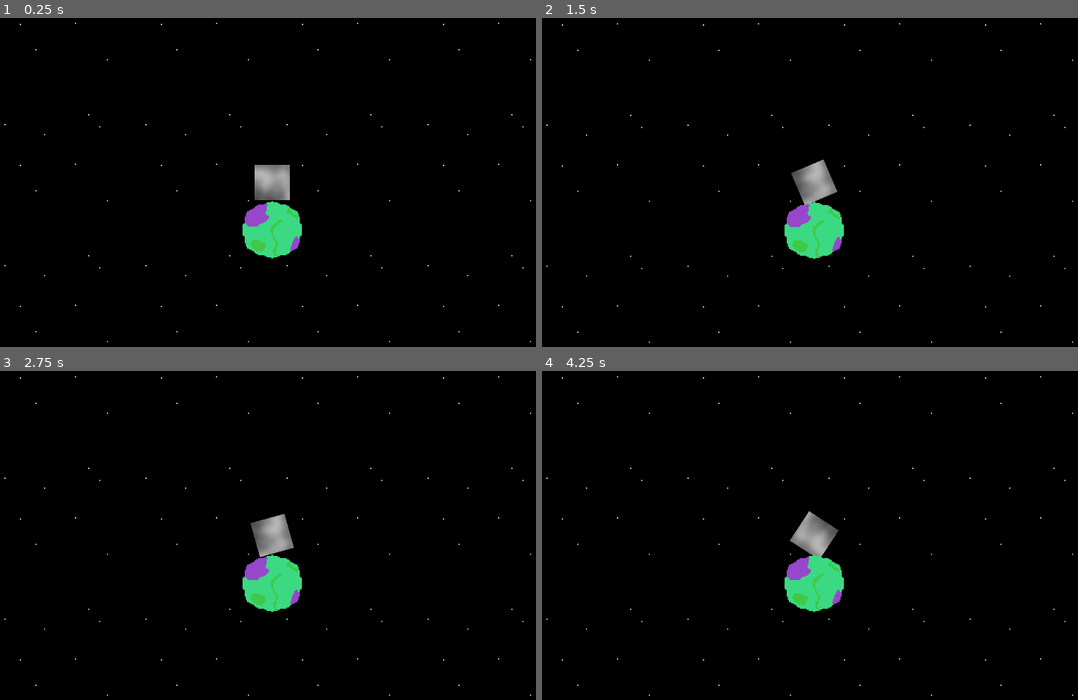
Above: before the commit, frames 1-4 (two rows, left to right).
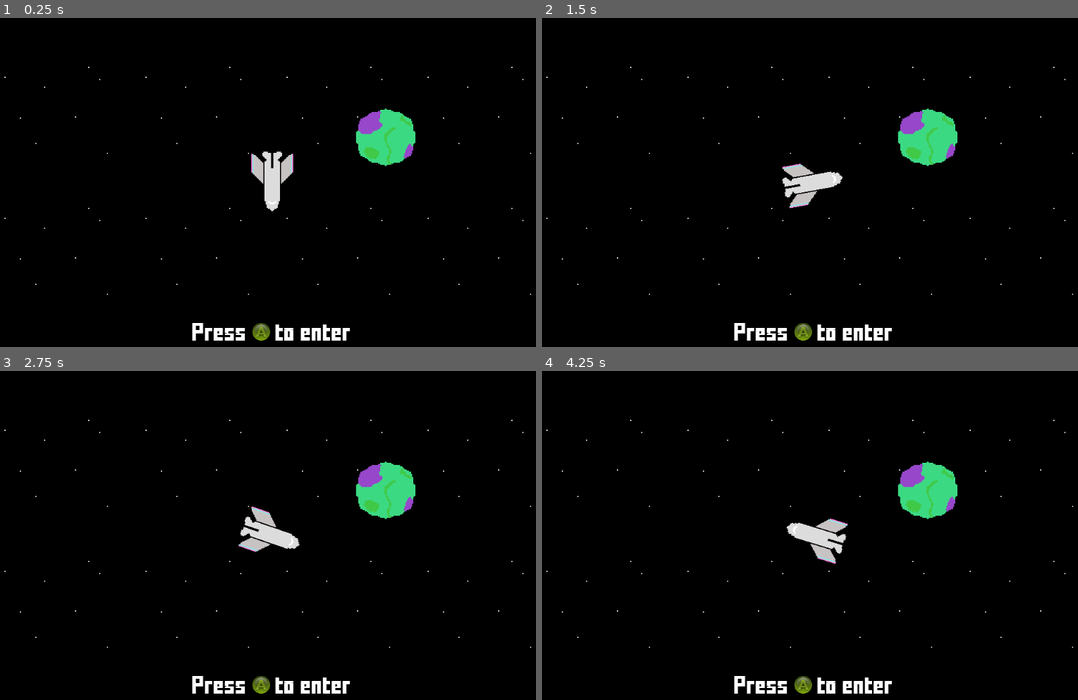
Above: after the commit, the same moments.

Repository: SamP20/LiminalUnicorn
Game: Godot game, scene res://scenes/Main.tscn
Same seed, same stepped clock (60 frames per second), same inputs: the game is played once before the commit and once after it.
Inputs:
- Up to frame 1 (0.25 s): no input
- Up to frame 2 (1.5 s): tap Enter at 0.5, 1.25 s; hold D (move_right) 0.53-1.28 s; hold A (move_left) from 1.28 s (still down)
- Up to frame 3 (2.75 s): tap Enter at 2 s; release A (move_left) at 2.03 s; hold D (move_right) from 2.03 s (still down)
- Up to frame 4 (4.25 s): tap Enter at 2.75, 3.5 s; release D (move_right) at 3.53 s; hold A (move_left) from 3.53 s (still down)

The runs differ from the first frame. In frame 1, 5.0% of the frame differs, in the area x 0-100%, y 1-99%; in frame 2, 5.1%; in frame 3, 5.1%; in frame 4, 5.1%.

Commit message:
moar changes

Diff:
--- a/Planet.tscn
+++ b/Planet.tscn
@@ -1,13 +1,9 @@
-[gd_scene load_steps=5 format=2]
+[gd_scene load_steps=4 format=2]
 
-[ext_resource path="res://assets/p1.png" type="Texture" id=1]
-
-[sub_resource type="GDScript" id=7]
+[sub_resource type="GDScript" id=1]
 script/source = "extends Area2D
 
-# Declare member variables here. Examples:
-# var a = 2
-# var b = \"text\"
+export var transition_scene: String
 
 # Called when the node enters the scene tree for the first time.
 func _ready():
@@ -29,28 +25,23 @@
 		body.clear_nearby_planet()
 "
 
-[sub_resource type="CircleShape2D" id=6]
-radius = 100.0
+[sub_resource type="CircleShape2D" id=2]
+radius = 120.0
 
-[sub_resource type="CircleShape2D" id=8]
+[sub_resource type="CircleShape2D" id=3]
 radius = 55.0
 
 [node name="Planet" type="Node2D"]
-editor/display_folded = true
 
 [node name="Area2D" type="Area2D" parent="."]
-script = SubResource( 7 )
+script = SubResource( 1 )
 
 [node name="CollisionShape2D" type="CollisionShape2D" parent="Area2D"]
-shape = SubResource( 6 )
-
-[node name="Sprite" type="Sprite" parent="."]
-scale = Vector2( 2, 2 )
-texture = ExtResource( 1 )
+shape = SubResource( 2 )
 
 [node name="StaticBody2D" type="StaticBody2D" parent="."]
 
 [node name="CollisionShape2D" type="CollisionShape2D" parent="StaticBody2D"]
-shape = SubResource( 8 )
+shape = SubResource( 3 )
 [connection signal="body_entered" from="Area2D" to="Area2D" method="_on_Area2D_body_entered"]
 [connection signal="body_exited" from="Area2D" to="Area2D" method="_on_Area2D_body_exited"]
--- a/project.godot
+++ b/project.godot
@@ -18,6 +18,10 @@
 config/name="LiminalUnicorn"
 run/main_scene="res://scenes/Main.tscn"
 config/icon="res://icon.png"
+
+[display]
+
+window/size/resizable=false
 
 [input]
 
--- a/scenes/Space.tscn
+++ b/scenes/Space.tscn
@@ -1,7 +1,14 @@
-[gd_scene load_steps=8 format=2]
+[gd_scene load_steps=14 format=2]
 
-[ext_resource path="res://assets/starfield.png" type="Texture" id=1]
-[ext_resource path="res://Planet.tscn" type="PackedScene" id=2]
+[ext_resource path="res://assets/ship.png" type="Texture" id=1]
+[ext_resource path="res://assets/starfield.png" type="Texture" id=2]
+[ext_resource path="res://Planet.tscn" type="PackedScene" id=3]
+[ext_resource path="res://assets/p1.png" type="Texture" id=4]
+[ext_resource path="res://assets/p2.png" type="Texture" id=5]
+[ext_resource path="res://assets/p3.png" type="Texture" id=6]
+[ext_resource path="res://assets/p4.png" type="Texture" id=7]
+[ext_resource path="res://assets/p5.png" type="Texture" id=8]
+[ext_resource path="res://assets/FFFFORWA.TTF" type="DynamicFontData" id=9]
 
 [sub_resource type="GDScript" id=1]
 script/source = "extends Node2D
@@ -22,9 +29,10 @@
 [sub_resource type="GDScript" id=2]
 script/source = "extends RigidBody2D
 
-export var turn_torque = 2000
+export var turn_torque = 20000
 export var thrust_forward = 200
 export var thrust_back = 50
+export var enter_prompt: NodePath
 
 var nearby_planet = null
 
@@ -42,30 +50,32 @@
 func set_nearby_planet(planet):
 	nearby_planet = planet
 	print(\"planet set\")
+	get_node(enter_prompt).visible = true
 
 
 func clear_nearby_planet():
 	nearby_planet = null
-	print(\"planet cleared\")"
-
-[sub_resource type="OpenSimplexNoise" id=3]
-
-[sub_resource type="NoiseTexture" id=4]
-width = 64
-height = 64
-noise = SubResource( 3 )
+	print(\"planet cleared\")
+	get_node(enter_prompt).visible = false"
 
 [sub_resource type="CircleShape2D" id=5]
-radius = 32.0
+radius = 51.3664
+
+[sub_resource type="DynamicFont" id=6]
+size = 26
+font_data = ExtResource( 9 )
 
 [node name="Space" type="Node2D"]
 script = SubResource( 1 )
 
 [node name="Spaceship" type="RigidBody2D" parent="."]
 script = SubResource( 2 )
+enter_prompt = NodePath("../CanvasLayer/EnterPlanetLabel")
 
 [node name="Sprite" type="Sprite" parent="Spaceship"]
-texture = SubResource( 4 )
+rotation = 3.14159
+scale = Vector2( 2, 2 )
+texture = ExtResource( 1 )
 
 [node name="CollisionShape2D" type="CollisionShape2D" parent="Spaceship"]
 shape = SubResource( 5 )
@@ -74,15 +84,66 @@
 current = true
 
 [node name="ParallaxBackground" type="ParallaxBackground" parent="."]
+editor/display_folded = true
 
 [node name="ParallaxLayer" type="ParallaxLayer" parent="ParallaxBackground"]
 motion_mirroring = Vector2( 1024, 1024 )
 
 [node name="Sprite" type="Sprite" parent="ParallaxBackground/ParallaxLayer"]
 scale = Vector2( 2, 2 )
-texture = ExtResource( 1 )
+texture = ExtResource( 2 )
 centered = false
 region_enabled = true
 region_rect = Rect2( 0, 0, 512, 512 )
 
-[node name="Planet" parent="." instance=ExtResource( 2 )]
+[node name="Planet1" parent="." instance=ExtResource( 3 )]
+editor/display_folded = true
+position = Vector2( 206.49, -81.8167 )
+
+[node name="Sprite" type="Sprite" parent="Planet1"]
+scale = Vector2( 2, 2 )
+texture = ExtResource( 4 )
+
+[node name="Planet2" parent="." instance=ExtResource( 3 )]
+editor/display_folded = true
+position = Vector2( 2195.1, -473.587 )
+
+[node name="Sprite" type="Sprite" parent="Planet2"]
+scale = Vector2( 2, 2 )
+texture = ExtResource( 5 )
+
+[node name="Planet3" parent="." instance=ExtResource( 3 )]
+editor/display_folded = true
+position = Vector2( 1748.31, 1325.29 )
+
+[node name="Sprite" type="Sprite" parent="Planet3"]
+scale = Vector2( 2, 2 )
+texture = ExtResource( 6 )
+
+[node name="Planet4" parent="." instance=ExtResource( 3 )]
+editor/display_folded = true
+position = Vector2( 89.0494, 1329.25 )
+
+[node name="Sprite" type="Sprite" parent="Planet4"]
+scale = Vector2( 2, 2 )
+texture = ExtResource( 7 )
+
+[node name="Planet5" parent="." instance=ExtResource( 3 )]
+editor/display_folded = true
+position = Vector2( 2203.35, 493.319 )
+
+[node name="Sprite" type="Sprite" parent="Planet5"]
+scale = Vector2( 2, 2 )
+texture = ExtResource( 8 )
+
+[node name="CanvasLayer" type="CanvasLayer" parent="."]
+
+[node name="EnterPlanetLabel" type="RichTextLabel" parent="CanvasLayer"]
+anchor_top = 1.0
+anchor_right = 1.0
+anchor_bottom = 1.0
+margin_top = -45.0
+custom_fonts/normal_font = SubResource( 6 )
+bbcode_enabled = true
+bbcode_text = "[center]Press [img]assets/a.png[/img] to enter[/center]"
+text = "Press  to enter"
Binary file added: assets/FFFFORWA.TTF
Binary file added: assets/a.png
Not shown, added: assets/a.png.import
Binary file added: assets/ship.png
Not shown, added: assets/ship.png.import
